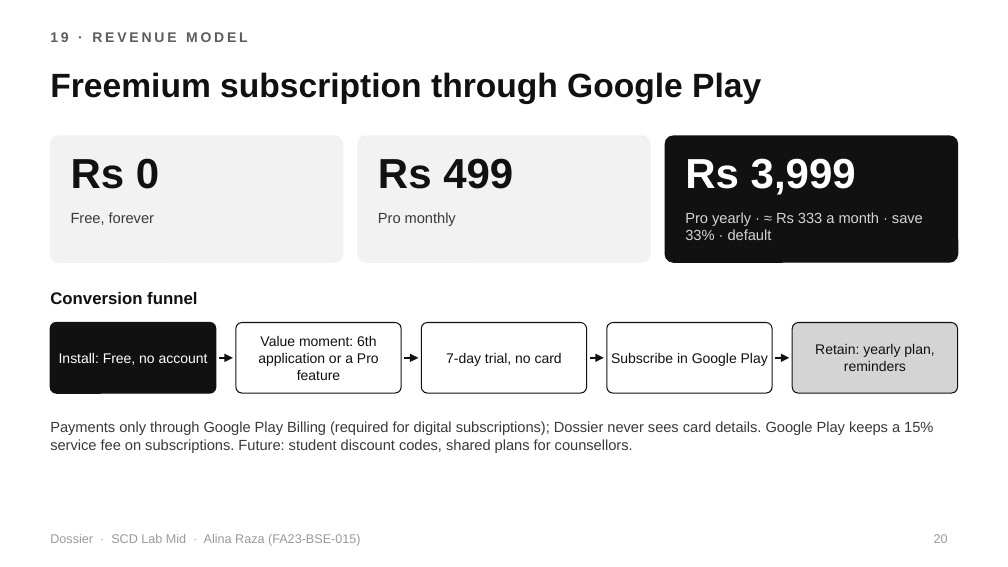
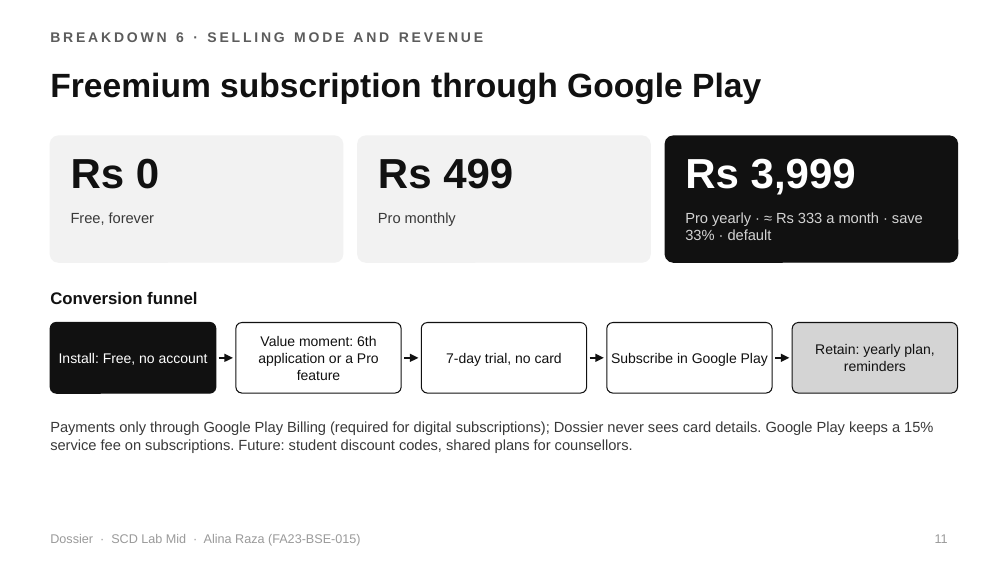
Before and after one commit to alinaraza2017/dossier, a slide deck: slide 11 of presentation_prep/02_Dossier_SCD_Lab_Mid.pptx (slide 20 before the commit). Drawn at 1008x567 pixels with LibreOffice and Linux fonts; fonts in the diff are those of the drawing. Boxes give left, top, right and bottom in pixels: in the first picture for what was removed or moved away, otherwise in the second. Text is boxed around its words. In the diff, an @@ line names an element or a change of style, - is before the commit and + after.

```diff
--- a/presentation_prep/02_Dossier_SCD_Lab_Mid.pptx
+++ b/presentation_prep/02_Dossier_SCD_Lab_Mid.pptx
@@ text at [50, 32, 483, 42]: text changed @@
-19 · REVENUE MODEL
+BREAKDOWN 6 · SELLING MODE AND REVENUE
@@ page number at [935, 534, 948, 543]: text changed @@
-20
+11
```
Also in this commit, not shown: 23 other slides changed, 7 slides added, 6 other files.
